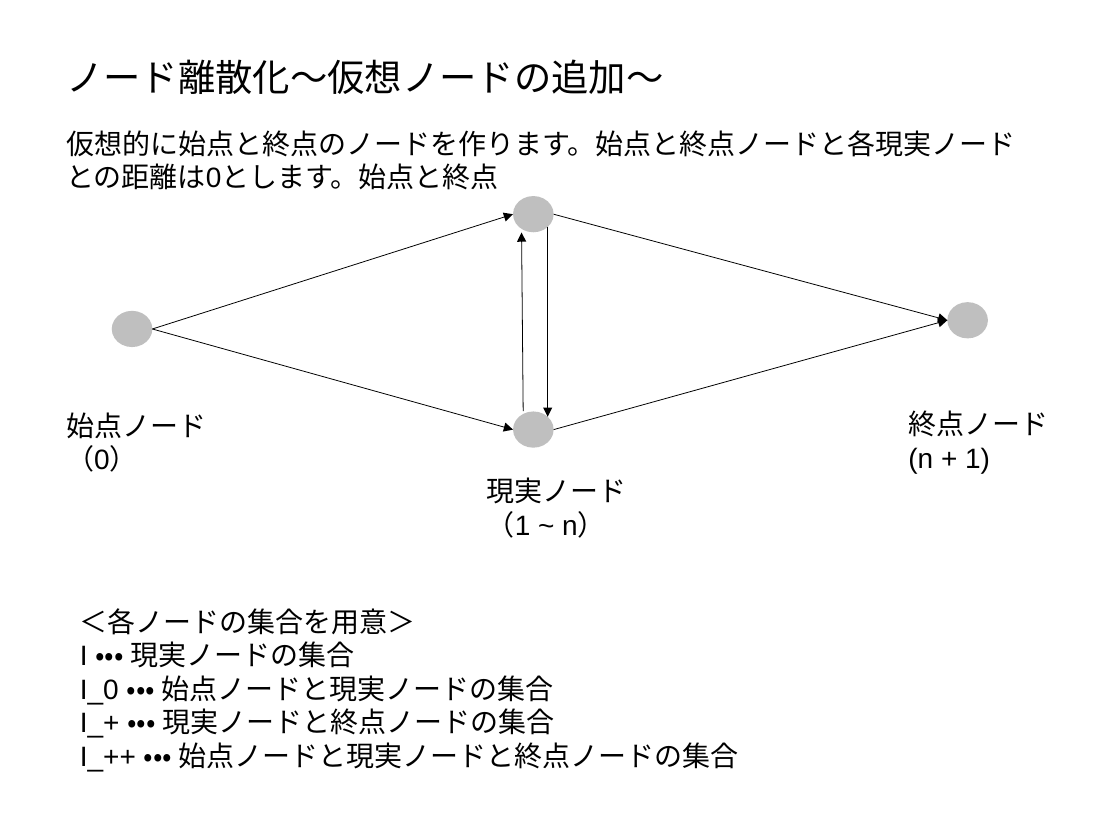
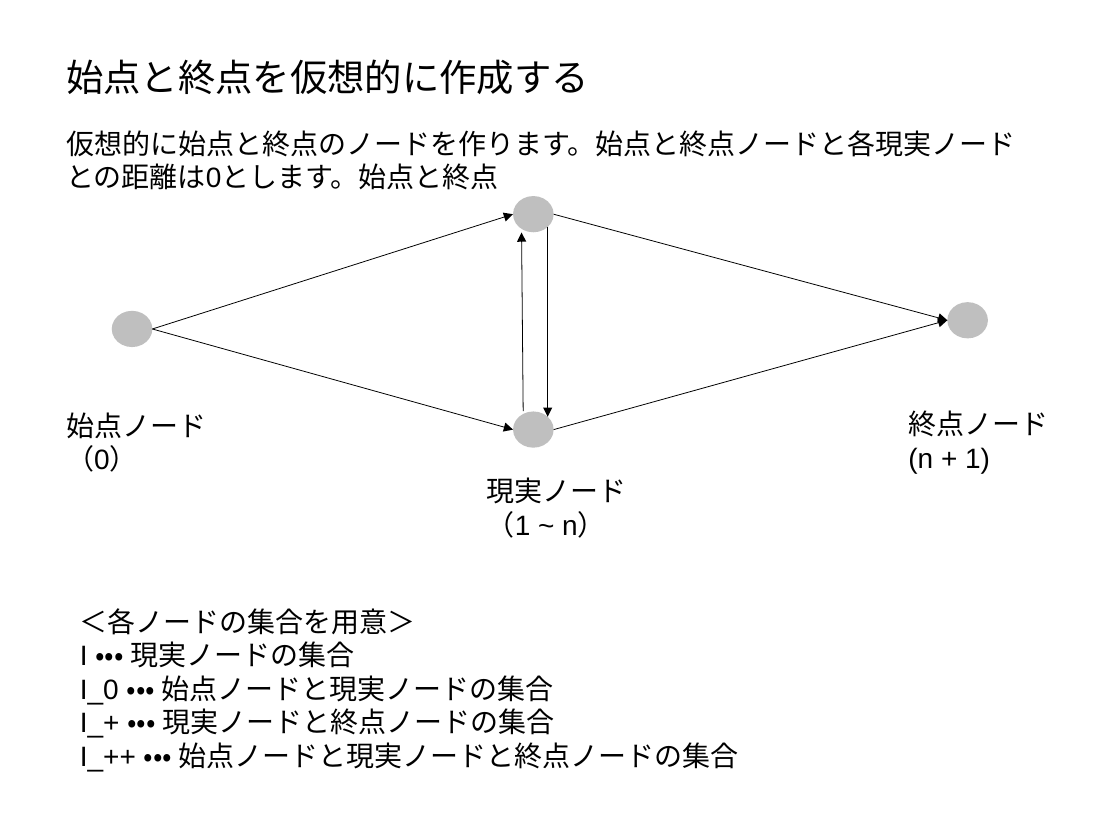
Before and after one commit to sohsugi1108/optimization, a slide deck: slide 3 of doc/不在確率_tsp.pptx (slide 5 before the commit). Drawn at 1120x840 pixels with LibreOffice and Linux fonts; fonts in the diff are those of the drawing. Boxes give left, top, right and bottom in pixels: in the first picture for what was removed or moved away, otherwise in the second. Text is boxed around its words. In the diff, an @@ line names an element or a change of style, - is before the commit and + after.

Commit message:
エッジ離散化のノートブックを追加

```diff
--- a/doc/不在確率_tsp.pptx
+++ b/doc/不在確率_tsp.pptx
@@ text at (66,59,589,94): text changed @@
-ノード離散化～仮想ノードの追加～
+始点と終点を仮想的に作成する
```
Also in this commit, not shown: 5 other slides changed, 2 slides removed, 3 other files.
